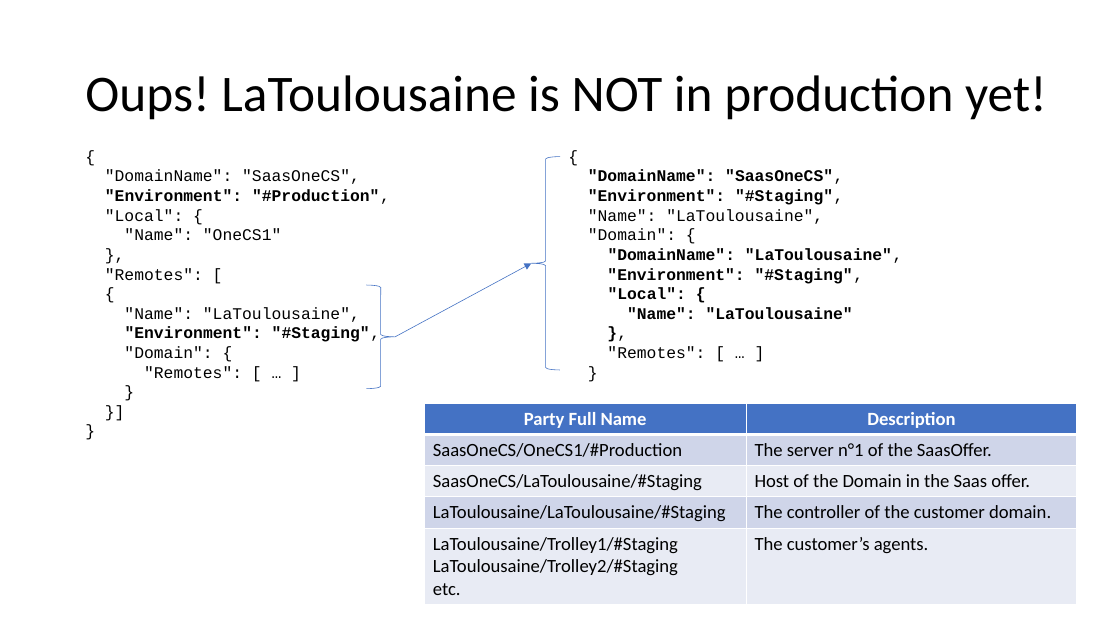
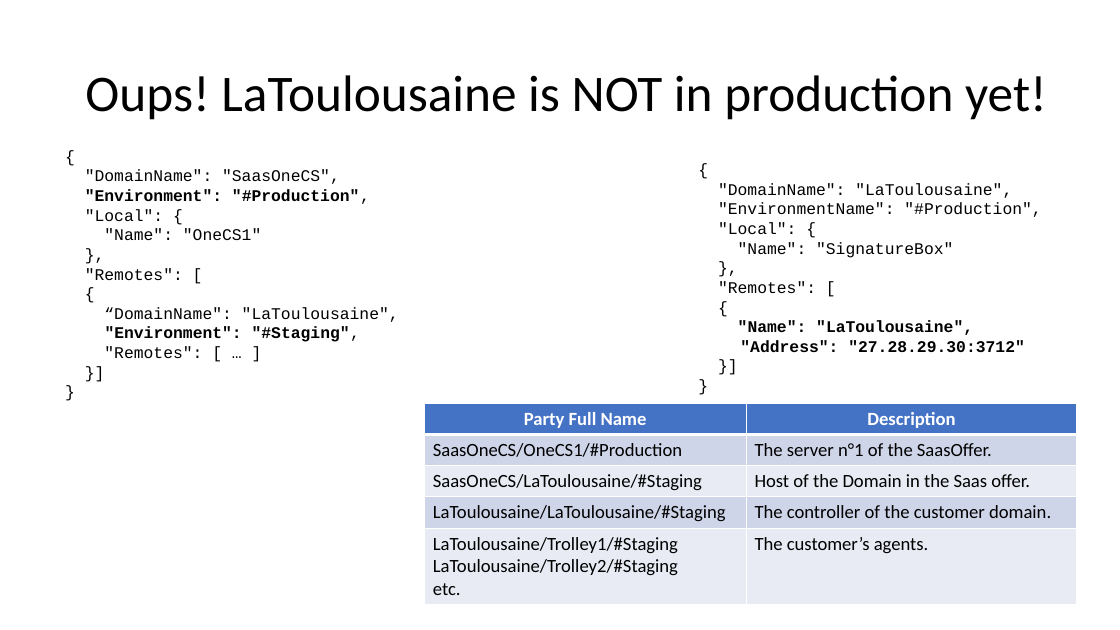
Before and after one commit to signature-opensource/CK-AppIdentity-Transport, a slide deck: slide 15 of Doc/CK-AppIdentity.pptx (slide 16 before the commit). Drawn at 1120x630 pixels with LibreOffice and Linux fonts; fonts in the diff are those of the drawing. Boxes give left, top, right and bottom in pixels: in the first picture for what was removed or moved away, otherwise in the second. Text is boxed around its words. In the diff, an @@ line names an element or a change of style, - is before the commit and + after.

```diff
--- a/Doc/CK-AppIdentity.pptx
+++ b/Doc/CK-AppIdentity.pptx
@@ text at (x1=85, y1=169, x2=399, y2=358): paragraph removed @@
-}
@@ text "{" moved from (x1=105, y1=169, x2=390, y2=378) to (x1=85, y1=169, x2=399, y2=358) @@
@@ right brace removed at (x1=532, y1=156, x2=560, y2=370) @@
@@ text removed at (x1=588, y1=169, x2=903, y2=358) @@
-{
-"DomainName": "SaasOneCS",
-"Environment": "#Staging",
-"Name": "LaToulousaine",
-"Domain": {
-"DomainName": "LaToulousaine",
-"Environment": "#Staging",
-"Local": {
-"Name": "LaToulousaine"
-},
-"Remotes": [ … ]
-}
@@ text added at (x1=718, y1=183, x2=1041, y2=352), 14 pt, text #000000 @@
+{
+"DomainName": "LaToulousaine",
+"EnvironmentName": "#Production",
+"Local": {
+"Name": "SignatureBox"
+},
+"Remotes": [
+{
+"Name": "LaToulousaine",
+  "Address": "27.28.29.30:3712"
+}]
+}
@@ arrow removed from (395, 337) to (532, 263) @@
@@ right brace removed at (x1=366, y1=285, x2=395, y2=388) @@
@@ text at (x1=104, y1=307, x2=399, y2=322): text changed @@
-"Name": "LaToulousaine",
+“DomainName": "LaToulousaine",
@@ text at (x1=124, y1=346, x2=212, y2=358): paragraph removed @@
-"Domain": {
```
Also in this commit, not shown: 3 other slides changed, 23 other files.
